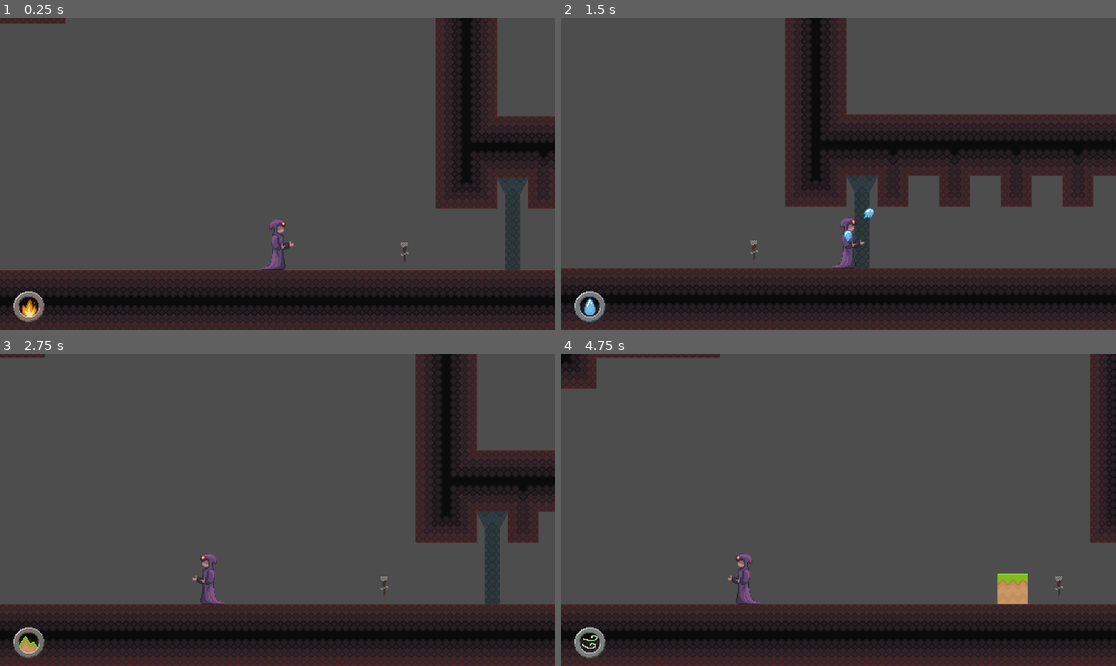
Above: before the commit, frames 1-4 (two rows, left to right).
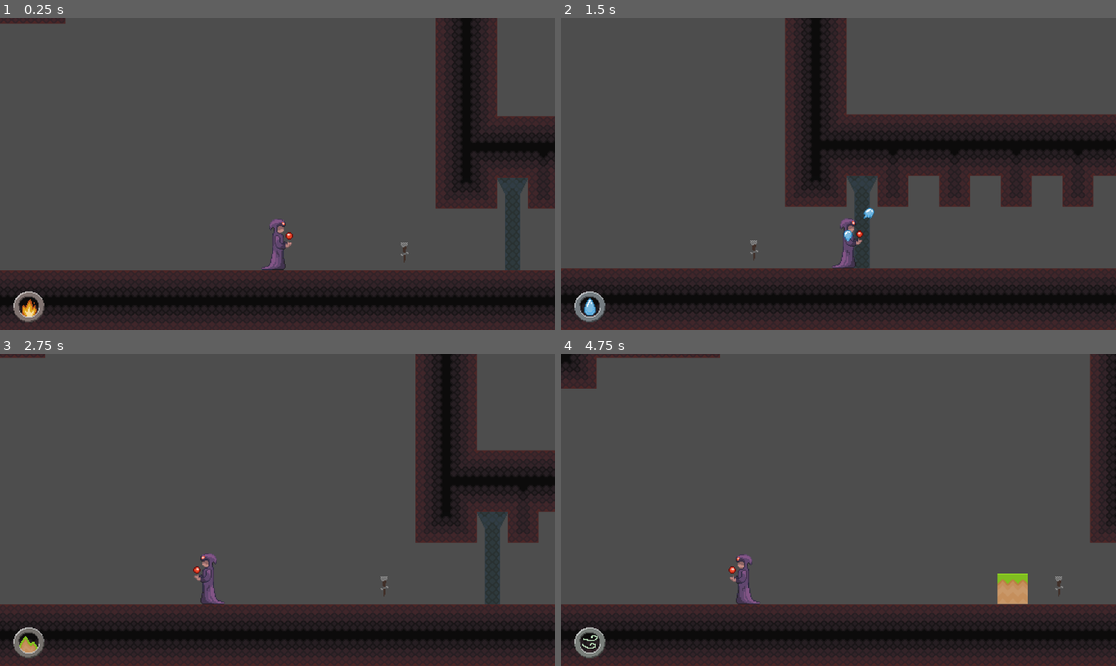
Above: after the commit, the same moments.

Repository: hanseei/superwizquest
Game: Godot game, scene res://Assets/Nodes/Scenes/TestStage.tscn
The game is run twice, just before and just after one commit, with the same random seed, the same clock (stepped at 60 frames per second) and the same inputs.
Inputs:
- Up to frame 1 (0.25 s): no input
- Up to frame 2 (1.5 s): hold Shift (shift) 0.53-1.28 s; hold D (move_right) from 0.53 s (still down); tap W (move_up) at 0.77 s; tap Space (space) at 1.35 s
- Up to frame 3 (2.75 s): tap W (move_up) at 1.52 s; release D (move_right) at 2.03 s; hold A (move_left) from 2.03 s (still down); hold Shift (shift) from 2.03 s (still down)
- Up to frame 4 (4.75 s): release A (move_left) at 2.78 s; release Shift (shift) at 2.78 s; hold D (move_right) 2.78-4.28 s; tap Space (space) at 2.85, 4.35 s; tap W (move_up) at 3.02, 3.77, 4.52 s; hold Shift (shift) 3.53-4.28 s; hold A (move_left) from 4.28 s (still down)

The runs differ from the first frame. In frame 1, 0.1% of the frame differs, in the area x 47-53%, y 68-81%; in frame 2, 0.1%; in frame 3, 0.1%; in frame 4, 0.2%, in the area x 30-36%, y 63-80%.

Commit message:
Player Animation

Diff:
--- a/Assets/Nodes/Actors/Player/player.tscn
+++ b/Assets/Nodes/Actors/Player/player.tscn
@@ -12,6 +12,18 @@
 atlas = ExtResource("2_6x2t2")
 region = Rect2(0, 0, 32, 64)
 
+[sub_resource type="AtlasTexture" id="AtlasTexture_x72o3"]
+atlas = ExtResource("2_6x2t2")
+region = Rect2(32, 0, 32, 64)
+
+[sub_resource type="AtlasTexture" id="AtlasTexture_jj3hr"]
+atlas = ExtResource("2_6x2t2")
+region = Rect2(64, 0, 32, 64)
+
+[sub_resource type="AtlasTexture" id="AtlasTexture_noov7"]
+atlas = ExtResource("2_6x2t2")
+region = Rect2(96, 0, 32, 64)
+
 [sub_resource type="SpriteFrames" id="SpriteFrames_dd465"]
 animations = [{
 "frames": [],
@@ -22,6 +34,15 @@
 "frames": [{
 "duration": 1.0,
 "texture": SubResource("AtlasTexture_r4ruf")
+}, {
+"duration": 1.0,
+"texture": SubResource("AtlasTexture_x72o3")
+}, {
+"duration": 1.0,
+"texture": SubResource("AtlasTexture_jj3hr")
+}, {
+"duration": 1.0,
+"texture": SubResource("AtlasTexture_noov7")
 }],
 "loop": true,
 "name": &"walk",
@@ -43,6 +64,9 @@
 scale = Vector2(1.0625, 1.0625)
 sprite_frames = SubResource("SpriteFrames_dd465")
 animation = &"walk"
+autoplay = "walk"
+frame = 2
+frame_progress = 0.302204
 
 [node name="Wind" parent="." instance=ExtResource("3_6x2t2")]
 
--- a/Assets/Nodes/Scenes/TestStage.tscn
+++ b/Assets/Nodes/Scenes/TestStage.tscn
@@ -1,12 +1,12 @@
 [gd_scene load_steps=15 format=4 uid="uid://c7g3qysr2s8mq"]
 
-[ext_resource type="TileSet" path="res://Assets/TilesetResources/groundTiles.tres" id="1_quyxq"]
+[ext_resource type="TileSet" uid="uid://b0v4a7l6w4wsg" path="res://Assets/TilesetResources/groundTiles.tres" id="1_quyxq"]
 [ext_resource type="PackedScene" uid="uid://clnon8w5k6rob" path="res://Assets/Nodes/Actors/Player/player.tscn" id="2_kuskl"]
 [ext_resource type="Script" uid="uid://c3bmiiwme5v7i" path="res://Assets/Nodes/Actors/Interactables/Scripts/killzone.gd" id="3_hjgtx"]
 [ext_resource type="PackedScene" uid="uid://cwbjkioh2y6bw" path="res://Assets/Nodes/Actors/Interactables/torch.tscn" id="4_vwov1"]
 [ext_resource type="PackedScene" uid="uid://c2sylo50eqnp0" path="res://Assets/Nodes/Actors/Interactables/toggletest.tscn" id="5_57x3k"]
 [ext_resource type="PackedScene" uid="uid://blc2megwvlwmr" path="res://Assets/Nodes/Actors/Interactables/bucket.tscn" id="6_l42a0"]
-[ext_resource type="PackedScene" uid="uid://cbdaebxn04oax" path="res://Assets/Nodes/Actors/Interactables/stone.tscn" id="7_5tspq"]
+[ext_resource type="PackedScene" uid="uid://cbdaebxn04oax" path="res://Assets/Nodes/Actors/Interactables/Stone.tscn" id="7_5tspq"]
 [ext_resource type="PackedScene" uid="uid://b22d3disdyijl" path="res://Assets/Nodes/Actors/Interactables/door.tscn" id="8_hgiis"]
 [ext_resource type="PackedScene" uid="uid://bvc5bj0go1alw" path="res://Assets/Nodes/Actors/Interactables/movingPlatform.tscn" id="8_nj415"]
 [ext_resource type="PackedScene" uid="uid://bovilvnyemh8r" path="res://Assets/Nodes/Actors/Interactables/stone_bucket.tscn" id="10_qe2em"]
--- a/Assets/Nodes/Scenes/intro_stage.tscn
+++ b/Assets/Nodes/Scenes/intro_stage.tscn
@@ -6,7 +6,7 @@
 [ext_resource type="PackedScene" uid="uid://cwbjkioh2y6bw" path="res://Assets/Nodes/Actors/Interactables/torch.tscn" id="4_fnggt"]
 [ext_resource type="PackedScene" uid="uid://b22d3disdyijl" path="res://Assets/Nodes/Actors/Interactables/door.tscn" id="5_qj1rm"]
 [ext_resource type="PackedScene" uid="uid://blc2megwvlwmr" path="res://Assets/Nodes/Actors/Interactables/bucket.tscn" id="6_i6xnk"]
-[ext_resource type="PackedScene" uid="uid://cbdaebxn04oax" path="res://Assets/Nodes/Actors/Interactables/stone.tscn" id="7_tq22p"]
+[ext_resource type="PackedScene" uid="uid://cbdaebxn04oax" path="res://Assets/Nodes/Actors/Interactables/Stone.tscn" id="7_tq22p"]
 [ext_resource type="PackedScene" uid="uid://bovilvnyemh8r" path="res://Assets/Nodes/Actors/Interactables/stone_bucket.tscn" id="8_qcrf4"]
 
 [sub_resource type="RectangleShape2D" id="RectangleShape2D_ktxyu"]
Binary file changed: Assets/Images/Spritesheets/wizard.png
Not shown: 1 places in Assets/Nodes/Actors/Player/player.tscn that only renumber resources
Not shown: 1 places in Assets/Nodes/Scenes/intro_stage.tscn that only renumber resources
